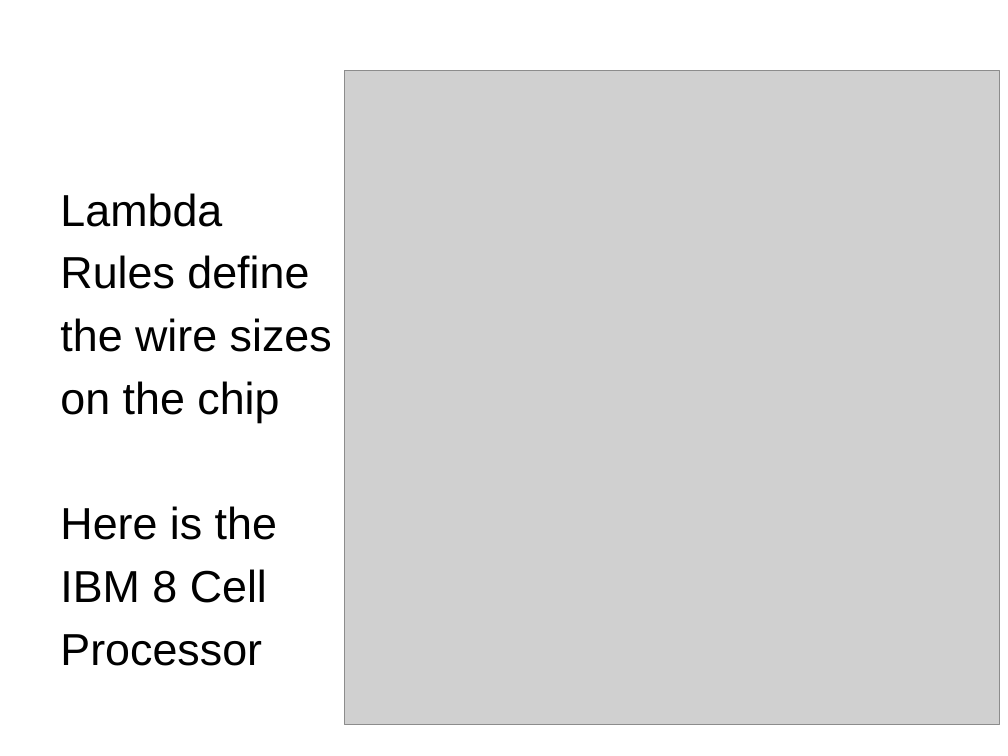
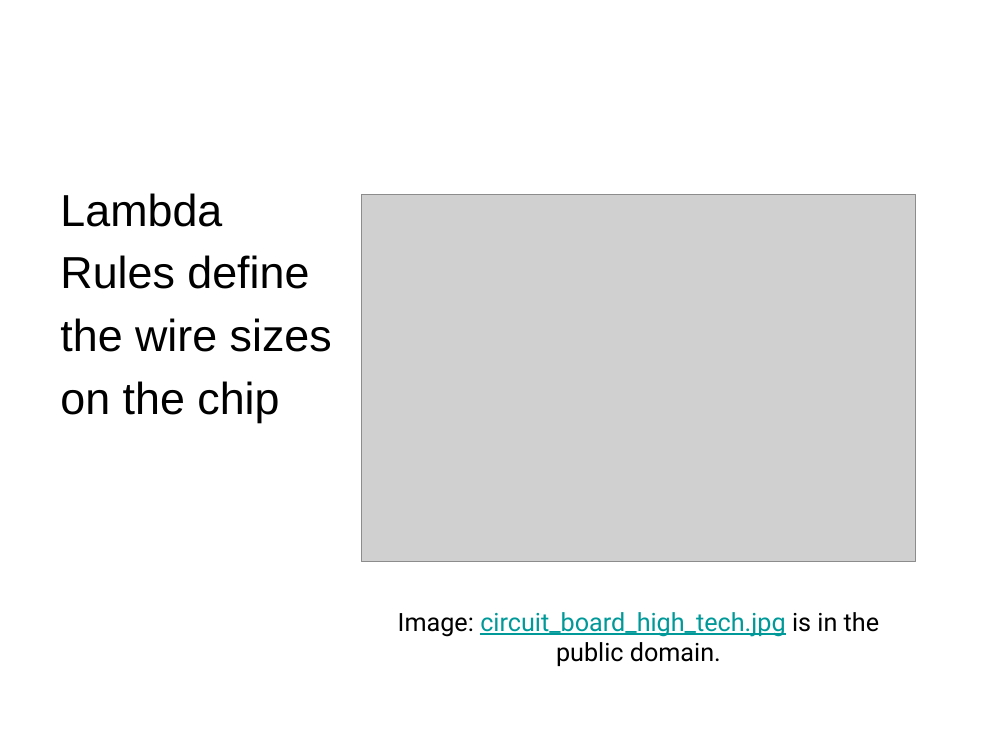
Before and after one commit to shodor-education/petascale-semester-curriculum, a slide deck: slide 13 of units/10/lessons/3/resources/petascale-lesson-10.3-slides.pptx. Drawn at 1008x756 pixels with LibreOffice and Linux fonts; fonts in the diff are those of the drawing; grey boxes stand for pictures. Boxes give left, top, right and bottom in pixels: in the first picture for what was removed or moved away, otherwise in the second. Text is boxed around its words. In the diff, an @@ line names an element or a change of style, - is before the commit and + after.

```diff
--- a/units/10/lessons/3/resources/petascale-lesson-10.3-slides.pptx
+++ b/units/10/lessons/3/resources/petascale-lesson-10.3-slides.pptx
@@ picture removed at [345, 71, 1000, 725] @@
@@ picture added at [361, 195, 915, 562] @@
@@ text at [60, 506, 277, 666]: paragraphs removed @@
-Here is the
-IBM 8 Cell
-Processor
@@ text added at [398, 612, 879, 666], 18 pt, text #009999, underline @@
+Image: circuit_board_high_tech.jpg is in the public domain.
```
Also in this commit, not shown: 2 other slides changed, 2 slides added, 5 slides removed.
